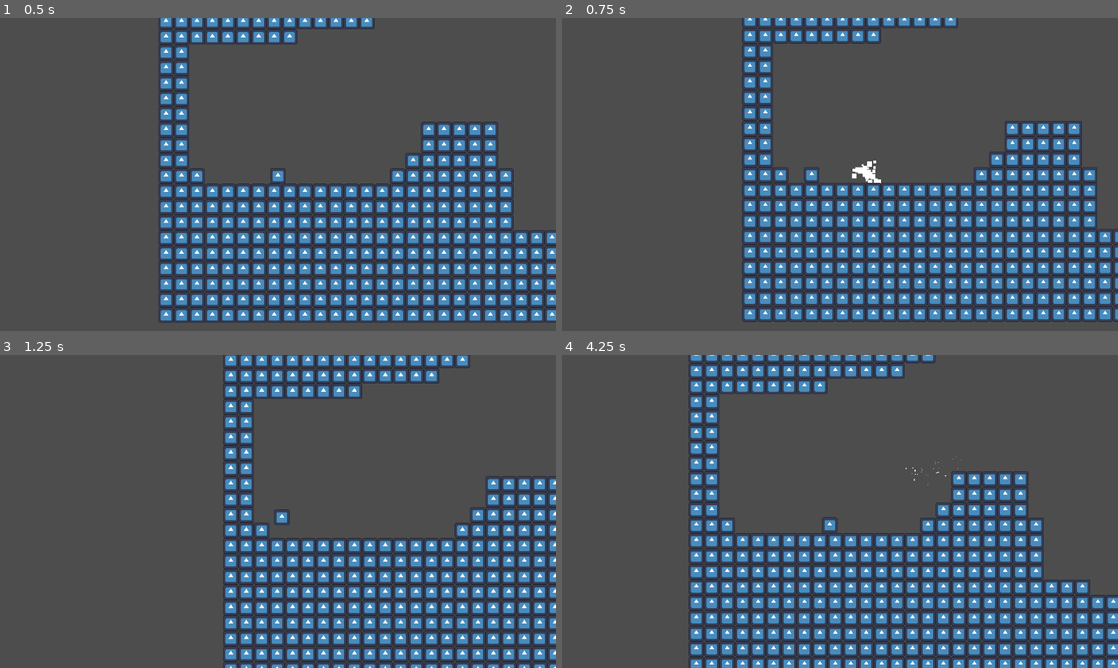
Above: before the commit, frames 1-4 (two rows, left to right).
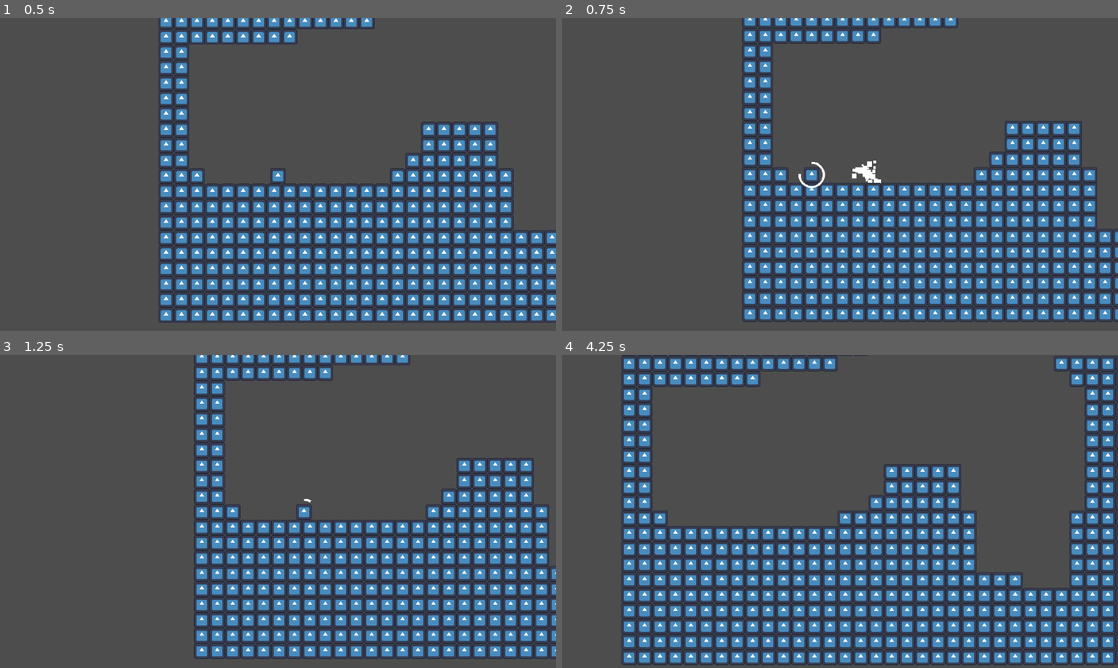
Above: after the commit, the same moments.

Repository: pxlinspace/hydrogen-bomb-vs.-coughing-baby
Game: Godot game, scene res://scenes/main.tscn
Two runs of this game, one before a commit and one after it. Both use one fixed random seed, a clock stepped at 60 frames per second and the inputs below. Before the commit the project starts from res://scenes/test_area.tscn. The engine's default icon, where the game draws it, is replaced by a stand-in: a white triangle on a blue panel in a dark square.
Inputs (mouse positions are in pixels of both pictures, inside the frame that each line leads up to):
- Up to frame 1 (0.5 s): no input
- Up to frame 2 (0.75 s): tap Enter at 0.5 s; move the mouse to (962, 158) at 0.52 s; press the mouse at (962, 158) at 0.53 s; hold D (right) from 0.53 s (still down)
- Up to frame 3 (1.25 s): keep holding D (right); tap Space (jump) at 0.77 s; tap S (fall, bound only before the commit) at 0.8 s
- Up to frame 4 (4.25 s): move the mouse to (728, 527) at 1.27 s; release the mouse at (728, 527) at 1.28 s; tap S (fall, bound only before the commit) at 1.35, 2.3, 2.85 s; tap Space (jump) at 1.52, 3.02, 3.77 s; click (728, 527) at 1.55 s; move the mouse to (895, 442) at 2.02 s; release D (right) at 2.03 s; press the mouse at (895, 442) at 2.03 s; hold A (left) 2.03-2.78 s; move the mouse to (812, 574) at 2.77 s; release the mouse at (812, 574) at 2.78 s; hold D (right) from 2.78 s (still down); click (812, 574) at 3.05 s; move the mouse to (1006, 558) at 3.52 s; hold S (fall, bound only before the commit) from 3.53 s (still down); tap Alt at 3.6 s; click (1006, 558) at 3.67 s

Frame 1 is identical in both runs. In frame 2, less than 0.1% of the frame differs, in the area x 42-48%, y 46-55%; in frame 3, 27%; in frame 4, 42%, in the area x 10-100%, y 0-100%.

Commit message:
modified speed dive + added cough timer

Diff:
--- a/project.godot
+++ b/project.godot
@@ -43,6 +43,7 @@
 jump={
 "deadzone": 0.2,
 "events": [Object(InputEventKey,"resource_local_to_scene":false,"resource_name":"","device":-1,"window_id":0,"alt_press …(191 unchanged characters)…
+, Object(InputEventKey,"resource_local_to_scene":false,"resource_name":"","device":-1,"window_id":0,"alt_pressed":false,"shift_pressed":false,"ctrl_pressed":false,"meta_pressed":false,"pressed":false,"keycode":0,"physical_keycode":87,"key_label":0,"unicode":119,"location":0,"echo":false,"script":null)
 ]
 }
 cough={
@@ -50,7 +51,7 @@
 "events": [Object(InputEventMouseButton,"resource_local_to_scene":false,"resource_name":"","device":-1,"window_id":0,"a …(258 unchanged characters)…
 ]
 }
-fall={
+dive={
 "deadzone": 0.2,
 "events": [Object(InputEventKey,"resource_local_to_scene":false,"resource_name":"","device":-1,"window_id":0,"alt_press …(192 unchanged characters)…
 ]
--- a/scenes/test_area.tscn
+++ b/scenes/main.tscn
@@ -14,16 +14,18 @@
 physics_layer_0/collision_layer = 1
 sources/0 = SubResource("TileSetAtlasSource_vtm10")
 
-[node name="TestArea" type="Node2D" unique_id=1528665778]
+[node name="Main" type="Node" unique_id=1029880596]
 
-[node name="Player" parent="." unique_id=1106602383 instance=ExtResource("1_yldxj")]
+[node name="Stage" type="Node2D" parent="." unique_id=1875758802]
+
+[node name="Player" parent="Stage" unique_id=1106602383 instance=ExtResource("1_0wfyh")]
 position = Vector2(91, 188)
 
-[node name="Camera2D" type="Camera2D" parent="Player" unique_id=524223279]
+[node name="Camera2D" type="Camera2D" parent="Stage/Player" unique_id=524223279]
 zoom = Vector2(2, 2)
 position_smoothing_enabled = true
 
-[node name="TileMapLayer" type="TileMapLayer" parent="." unique_id=2003295303]
+[node name="TileMapLayer" type="TileMapLayer" parent="Stage" unique_id=2003295303]
 position = Vector2(-1, 0)
 scale = Vector2(0.125, 0.125)
 tile_map_data = PackedByteArray("AAAAABMAAAAAAAAAAAAAABQAAAAAAAAAAAAAABUAAAAAAAAAAAABABMAAAAAAAAAAAABABQAAAAAAAAAAAABAB …(24544 unchanged characters)…
--- a/scenes/player/cougher.gd
+++ b/scenes/player/cougher.gd
@@ -1,8 +1,21 @@
 class_name Cougher extends Node2D
 
 const COUGH_PARTICLES: PackedScene = preload("uid://02nwrd23es8q")
+@onready var pause_timer: Timer = $PauseTimer
+@onready var pause_timer_bar: TextureProgressBar = $PauseTimerBar
+@onready var particle_container: Node2D = $ParticleContainer
 
-func cough() -> void:
-	var particles: CPUParticles2D = COUGH_PARTICLES.instantiate()
-	particles.emitting = true
-	add_child(particles)
+func set_particle_rotation(angle: float) -> void:
+	particle_container.rotation = angle
+
+func cough() -> bool:
+	if pause_timer.is_stopped():
+		pause_timer.start()
+		var particles: CPUParticles2D = COUGH_PARTICLES.instantiate()
+		particles.emitting = true
+		particle_container.add_child(particles)
+		return true
+	return false
+
+func _process(_delta: float) -> void:
+	pause_timer_bar.value = pause_timer.time_left / pause_timer.wait_time
--- a/scenes/player/player.gd
+++ b/scenes/player/player.gd
@@ -10,19 +10,24 @@
 const COUGH_SPEED: float = 350.0
 const JUMP_VELOCITY: float = -300.0
 const GRAVITY: float = 650.0
-const SPED_UP_GRAVITY: float = 1200.0
+const DIVE_GRAVITY: float = 1200.0
 const MAX_Y_VELOCITY: float = 500.0
+const MAX_DIVE_Y_VELOCITY: float = 700.0
 const HIT_POWER: float = 100.0
 
 func _physics_process(delta: float) -> void:
-	cougher.rotation = get_local_mouse_position().angle()
+	cougher.set_particle_rotation(get_local_mouse_position().angle())
 	process_movement(delta)
 
 func process_movement(delta: float) -> void:
 	var was_on_floor: bool = is_on_floor()
 	if not was_on_floor:
-		var gravity: float = SPED_UP_GRAVITY if Input.is_action_pressed("fall") else GRAVITY
-		velocity.y = move_toward(velocity.y, MAX_Y_VELOCITY, gravity * delta)
+		var gravity: float = GRAVITY
+		var max_y_velocity: float = MAX_DIVE_Y_VELOCITY
+		if Input.is_action_pressed("dive"):
+			gravity = DIVE_GRAVITY
+			max_y_velocity = MAX_DIVE_Y_VELOCITY
+		velocity.y = move_toward(velocity.y, max_y_velocity, gravity * delta)
 
 	var direction: float = Input.get_axis("left", "right")
 	var acceleration: float = (GROUND_ACCELERATION if is_on_floor() else AIR_ACCELERATION) * delta
@@ -48,9 +53,9 @@
 		else:
 			jump_buffer_timer.start()
 
-	if event.is_action_pressed("fall") and not is_on_floor():
-		velocity.y += 100.0
+	if event.is_action_pressed("dive") and not is_on_floor():
+		velocity.y = 100.0
 
 	if event.is_action_pressed("cough"):
-		cougher.cough()
-		velocity = -get_local_mouse_position().normalized() * COUGH_SPEED
+		if cougher.cough():
+			velocity = -get_local_mouse_position().normalized() * COUGH_SPEED
--- a/scenes/player/player.tscn
+++ b/scenes/player/player.tscn
@@ -2,8 +2,8 @@
 
 [ext_resource type="Script" uid="uid://b7abxfn01i5ug" path="res://scenes/player/player.gd" id="1_3vyb7"]
 [ext_resource type="Script" uid="uid://cfn4yfxd2pbk2" path="res://scenes/player/cougher.gd" id="2_g2els"]
-[ext_resource type="PackedScene" uid="uid://02nwrd23es8q" path="res://scenes/player/cough_particles.tscn" id="3_gmlin"]
 [ext_resource type="Texture2D" uid="uid://dr6pynr31dqx1" path="res://icon.svg" id="4_lvxji"]
+[ext_resource type="Texture2D" uid="uid://bm3ckabkyunfj" path="res://assets/images/cough-bar-temp.png" id="4_p47bc"]
 
 [sub_resource type="RectangleShape2D" id="RectangleShape2D_u8vuu"]
 size = Vector2(16, 16)
@@ -26,7 +26,24 @@
 [node name="Cougher" type="Node2D" parent="." unique_id=610894378]
 script = ExtResource("2_g2els")
 
-[node name="CoughParticles" parent="Cougher" unique_id=1782316832 instance=ExtResource("3_gmlin")]
+[node name="PauseTimer" type="Timer" parent="Cougher" unique_id=205898629]
+wait_time = 0.75
+one_shot = true
+
+[node name="PauseTimerBar" type="TextureProgressBar" parent="Cougher" unique_id=1116376902]
+z_index = 1
+offset_left = -14.0
+offset_top = -14.0
+offset_right = 14.0
+offset_bottom = 14.0
+max_value = 1.0
+step = 0.01
+value = 0.4
+fill_mode = 4
+nine_patch_stretch = true
+texture_progress = ExtResource("4_p47bc")
+
+[node name="ParticleContainer" type="Node2D" parent="Cougher" unique_id=154882810]
 
 [node name="Sprite2D" type="Sprite2D" parent="." unique_id=211179988]
 scale = Vector2(0.125, 0.125)
Binary file added: assets/images/cough-bar-temp.png
Not shown, added: assets/images/cough-bar-temp.png.import
Not shown: 1 places in scenes/main.tscn that only renumber resources
